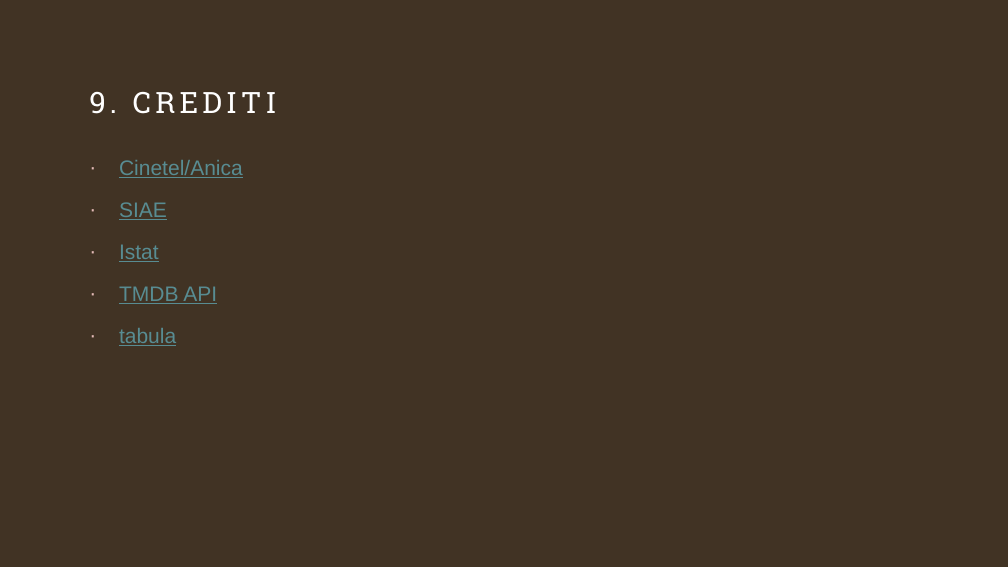
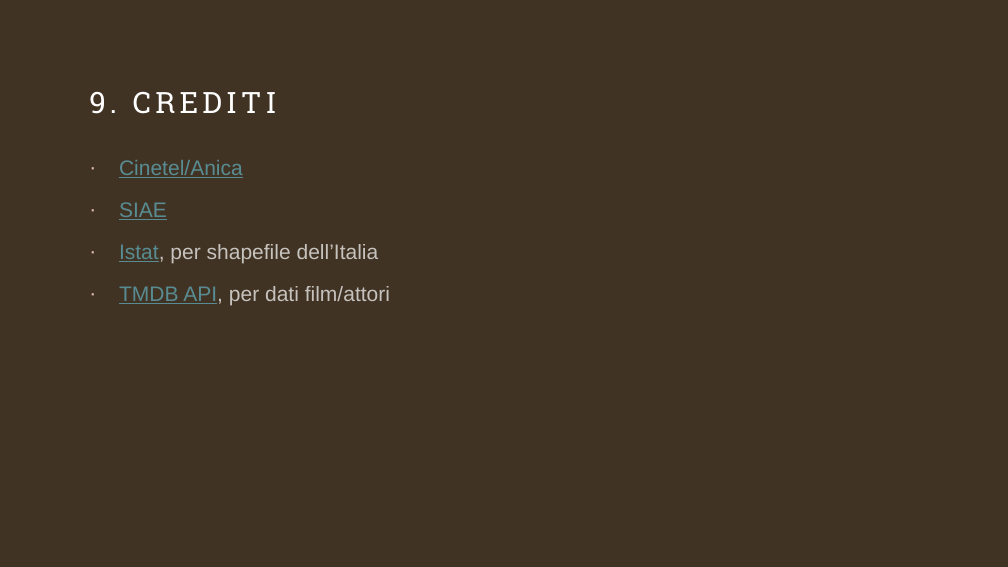
Before and after one commit to GitCass01/italian-cinemas-sciviz, a slide deck: slide 28 of presentazione_davide_carniselli.pptx. Drawn at 1008x567 pixels with LibreOffice and Linux fonts; fonts in the diff are those of the drawing. Boxes give left, top, right and bottom in pixels: in the first picture for what was removed or moved away, otherwise in the second. Text is boxed around its words. In the diff, an @@ line names an element or a change of style, - is before the commit and + after.

Commit message:
presentations update

```diff
--- a/presentazione_davide_carniselli.pptx
+++ b/presentazione_davide_carniselli.pptx
@@ text at (x1=119, y1=244, x2=390, y2=305): text changed; text colour #588C92 to #FFFFFF at 70% opacity @@
-· Istat
-· TMDB API
-· tabula
+· Istat, per shapefile dell’Italia
+· TMDB API, per dati film/attori
```
Also in this commit, not shown: 1 slide added, 1 slide removed, 1 other file.
